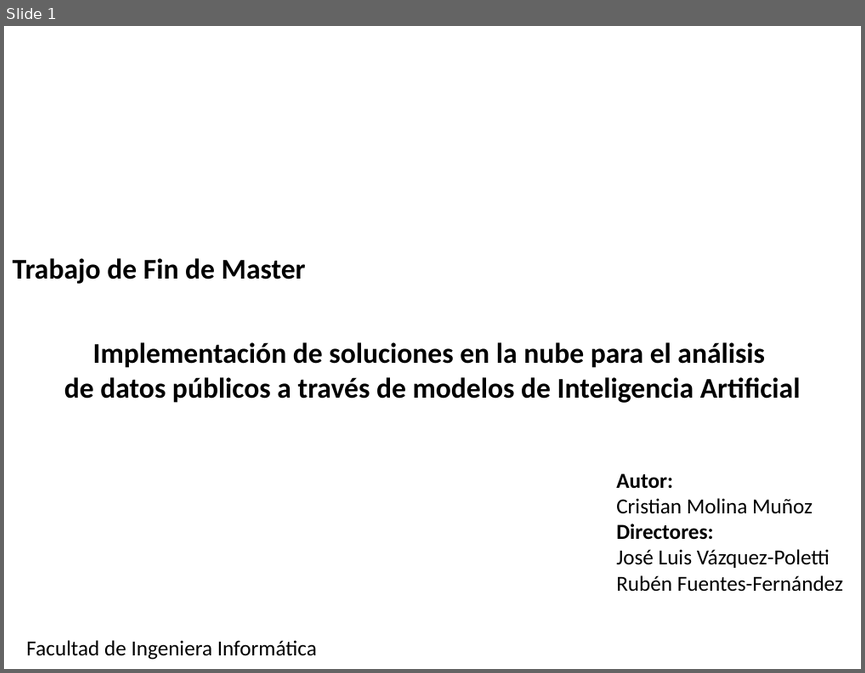
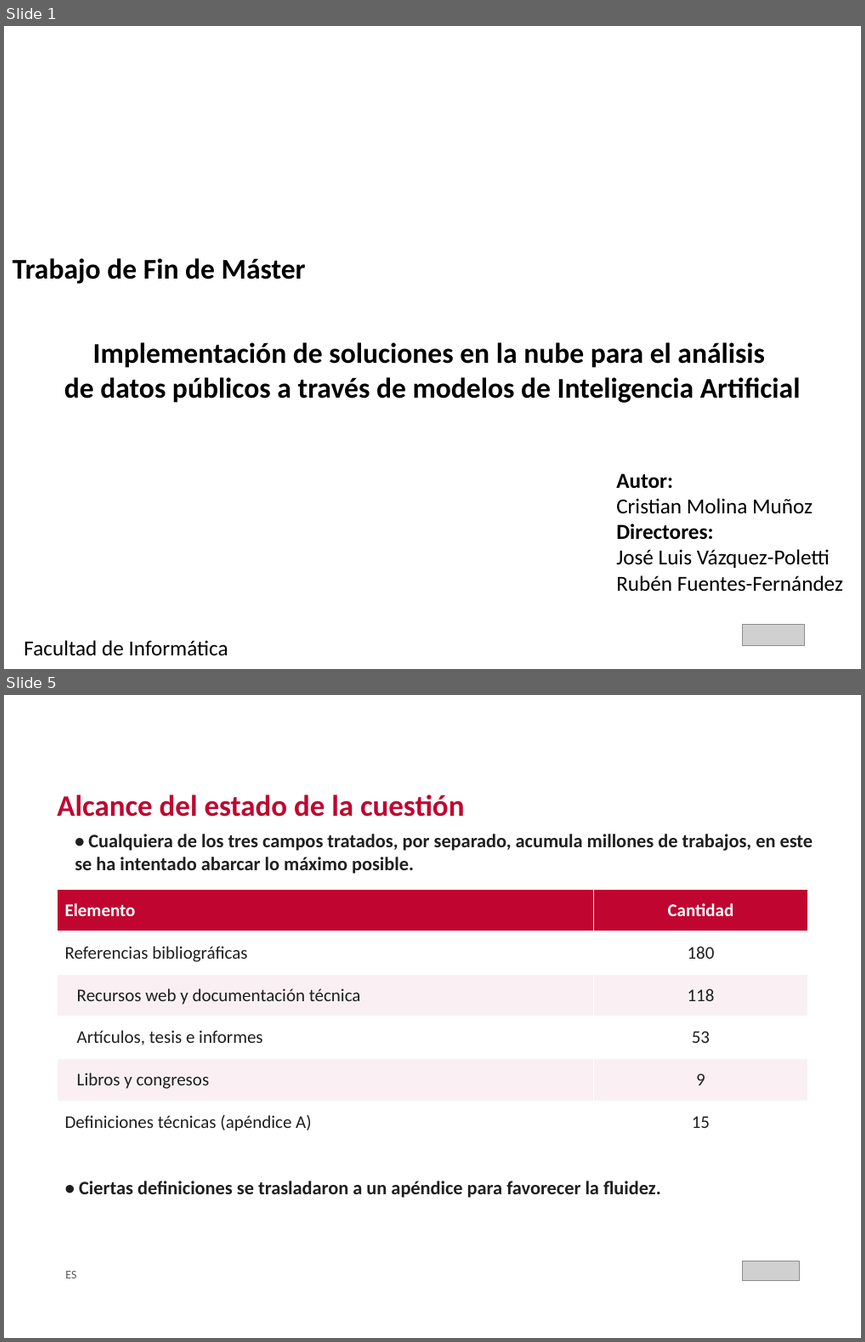
Before and after one commit to crismo04/TFM-cloud-soliutions-to-public-data, a slide deck: master's thesis/TFM_MII_Cloud_AI_PublicData_MolinaCristian_2026.pptx. Shown one above the other, each under a label of ours: slide 1 before the commit, slides 1 and 5 after it; the slides between them are not shown. The pictures are 865x673 and 865x1342 pixels, drawn with LibreOffice and Linux fonts; fonts in the diff are those of the drawing; grey boxes stand for pictures; background and template pictures are left out. Boxes give left, top, right and bottom in pixels: in the first picture for what was removed or moved away, otherwise in the second. Text is boxed around its words. In the diff, an @@ line names an element or a change of style, - is before the commit and + after.

```diff
--- a/master's thesis/TFM_MII_Cloud_AI_PublicData_MolinaCristian_2026.pptx
+++ b/master's thesis/TFM_MII_Cloud_AI_PublicData_MolinaCristian_2026.pptx
@@ slide 5 added at (4, 695, 861, 1338), background #FFFFFF @@
@@ text added at (57, 794, 464, 817), 25 pt, text #C00530, bold @@
+Alcance del estado de la cuestión
@@ text added at (75, 834, 813, 873), 16 pt, text #1F1F1F, bold @@
+• Cualquiera de los tres campos tratados, por separado, acumula millones de trabajos, en este se ha intentado abarcar lo máximo posible.
@@ table added at (57, 889, 808, 1143), 6 rows, 2 columns @@
+Elemento | Cantidad
+Referencias bibliográficas | 180
+Recursos web y documentación técnica | 118
+Artículos, tesis e informes | 53
+Libros y congresos | 9
+Definiciones técnicas (apéndice A) | 15
@@ text added at (79, 1180, 661, 1197), 16 pt, text #1F1F1F, bold @@
+• Ciertas definiciones se trasladaron a un apéndice para favorecer la fluidez.
@@ text added at (65, 1270, 76, 1278), 10 pt, text #5A5A5A @@
+ES
@@ picture added at (743, 1260, 799, 1280) @@
@@ slide 1 changed as well @@
@@ text at (12, 258, 306, 284): text changed @@
-Trabajo de Fin de Master
+Trabajo de Fin de Máster
@@ picture added at (743, 624, 804, 646) @@
@@ text at (24, 640, 228, 656): text changed @@
-Facultad de Ingeniera Informática
+Facultad de Informática
```
Also in this commit, not shown: 31 other slides added, 3 slides removed, 9 other files.
